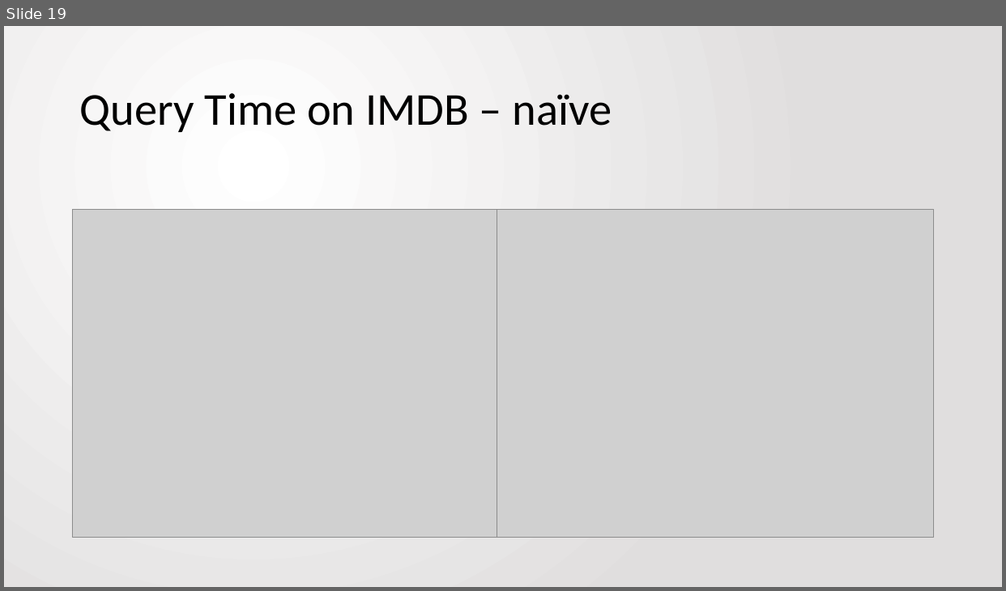
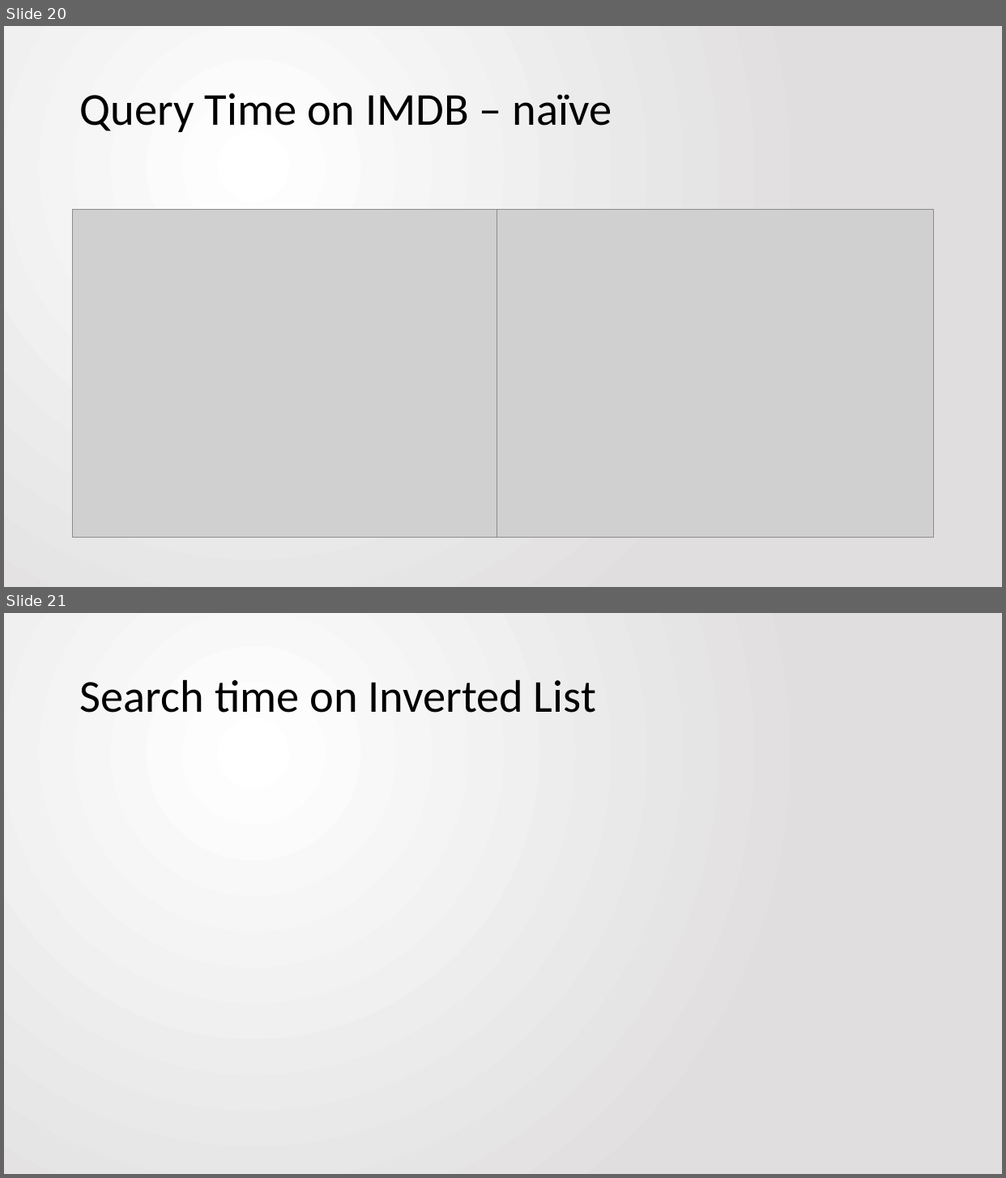
Before and after one commit to jbfitz/EECS405, a slide deck: Final Paper/presentation.pptx. Shown one above the other, each under a label of ours: slide 19 before the commit, slides 20 and 21 after it. The pictures are 1006x591 and 1006x1178 pixels, drawn with LibreOffice and Linux fonts; fonts in the diff are those of the drawing; grey boxes stand for pictures. Boxes give left, top, right and bottom in pixels: in the first picture for what was removed or moved away, otherwise in the second. Text is boxed around its words. In the diff, an @@ line names an element or a change of style, - is before the commit and + after.

```diff
--- a/Final Paper/presentation.pptx
+++ b/Final Paper/presentation.pptx
@@ slide 21 added at bbox=[4, 613, 1002, 1174], background gradient #FFFFFF to #E1DFDF @@
@@ title added at bbox=[80, 679, 596, 713], 44 pt, text #000000 @@
+Search time on Inverted List
@@ what was slide 19 is now slide 20 @@
```
Also in this commit, not shown: 1 slide changed, 2 other slides added, 2 slides removed.
